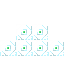
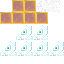
Before/after of a 64 × 64 layered artwork. What changed in the layer stack:
added layer "Layer 13" above "Layer 12" over [36,0,60,12]
added layer "Layer 12" above "Layer 6" over [0,0,48,24]
